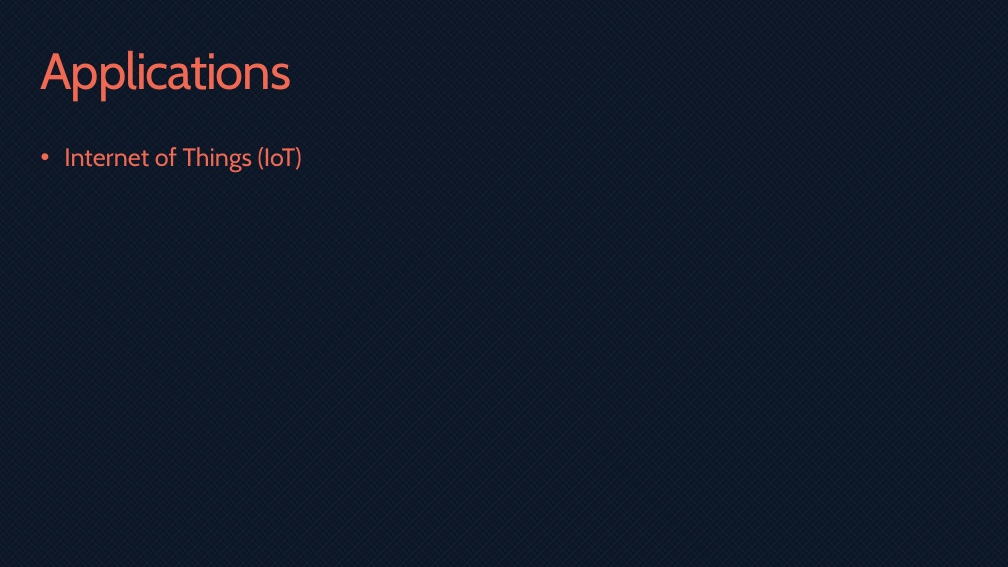
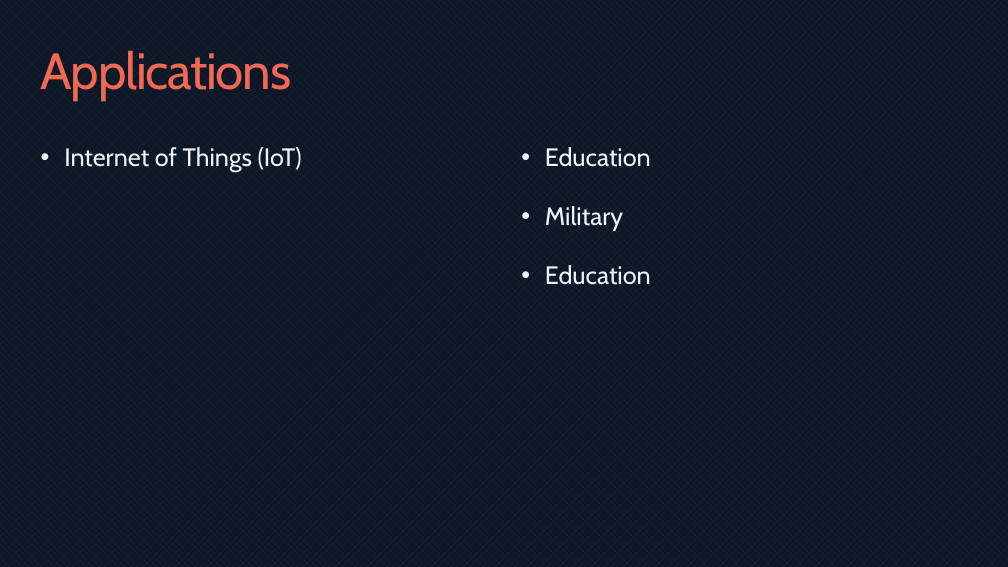
Before and after one commit to bmaximuml/CS351-Reports, a slide deck: slide 17 of Presentation/Network Switch Design on FPGAs.pptx (slide 11 before the commit). Drawn at 1008x567 pixels with LibreOffice and Linux fonts; fonts in the diff are those of the drawing. Boxes give left, top, right and bottom in pixels: in the first picture for what was removed or moved away, otherwise in the second. Text is boxed around its words. In the diff, an @@ line names an element or a change of style, - is before the commit and + after.

```diff
--- a/Presentation/Network Switch Design on FPGAs.pptx
+++ b/Presentation/Network Switch Design on FPGAs.pptx
@@ text "Internet of Things (IoT)" at (64,147,302,172): text colour #F16953 to #F0F4FA @@
@@ text added at (545,147,651,285), 24 pt, text #F0F4FA @@
+• Education
+• Military
+• Education
```
Also in this commit, not shown: 8 other slides changed, 7 slides added, 1 slide removed, 20 other files.
